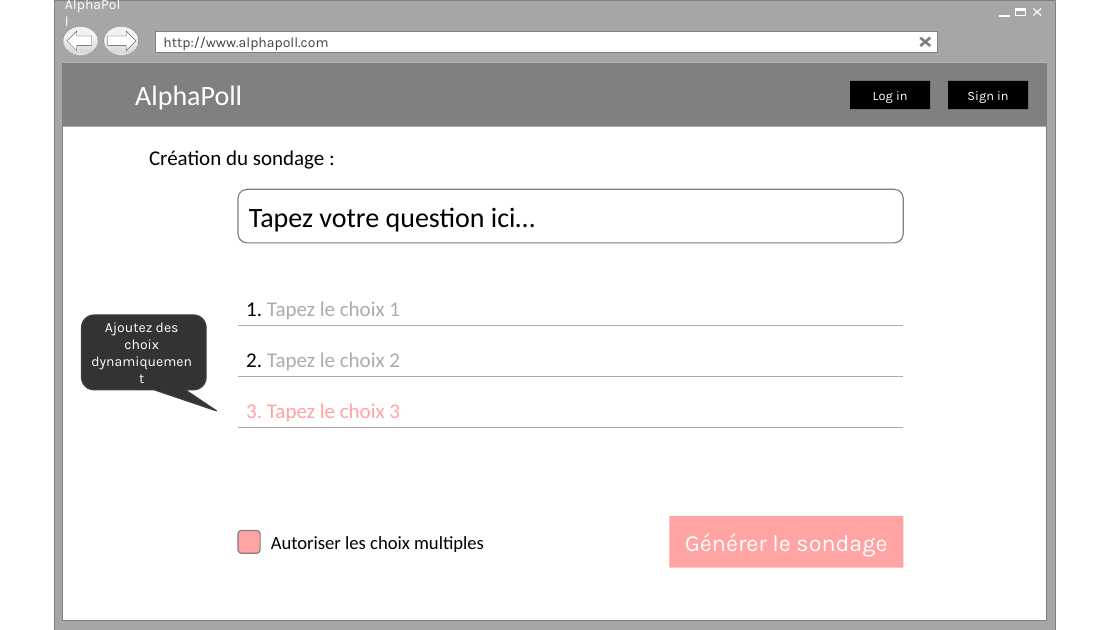
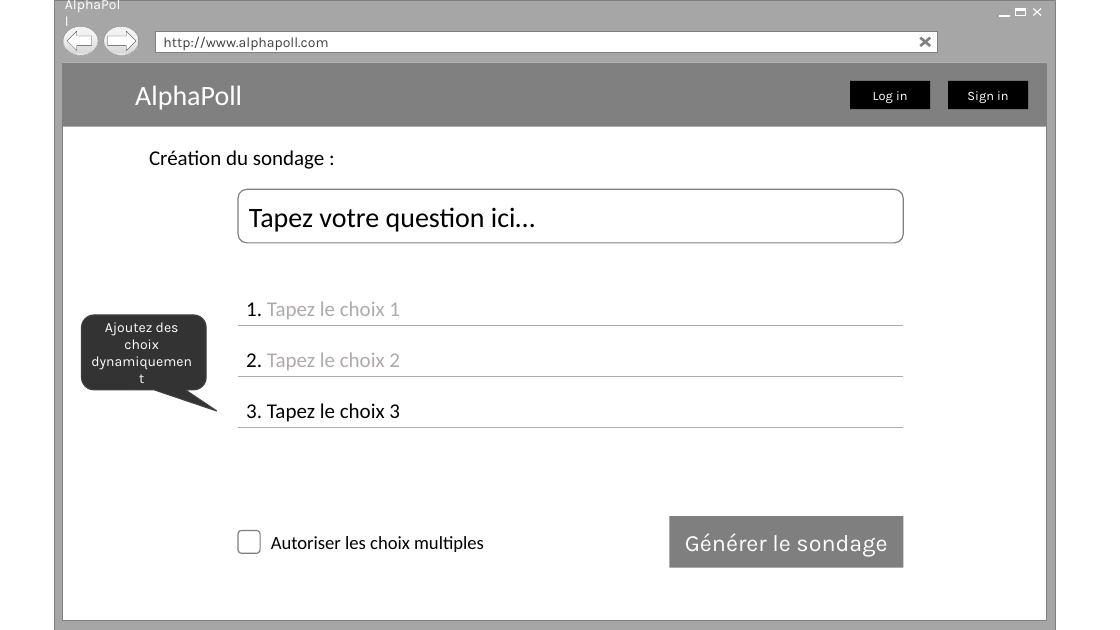
Before and after one commit to mmfurlanmm/CoursCCI-ExercicesGIT, a slide deck: slide 2 of Maquette Projet.pptx. Drawn at 1120x630 pixels with LibreOffice and Linux fonts; fonts in the diff are those of the drawing; background and template pictures are left out. Boxes give left, top, right and bottom in pixels: in the first picture for what was removed or moved away, otherwise in the second. Text is boxed around its words. In the diff, an @@ line names an element or a change of style, - is before the commit and + after.

```diff
--- a/Maquette Projet.pptx
+++ b/Maquette Projet.pptx
@@ text "3. Tapez le choix 3" at <box>246,403,400,422</box>: text colour #FFA3A3 to #000000 @@
@@ rounded rectangle at <box>238,531,260,554</box>: fill #FFA3A3 to #FFFFFF @@
@@ rectangle "Générer le sondage" at <box>670,517,903,568</box>: fill #FFA3A3 to #7F7F7F @@
```
Also in this commit, not shown: 13 other slides changed, 9 other files.
